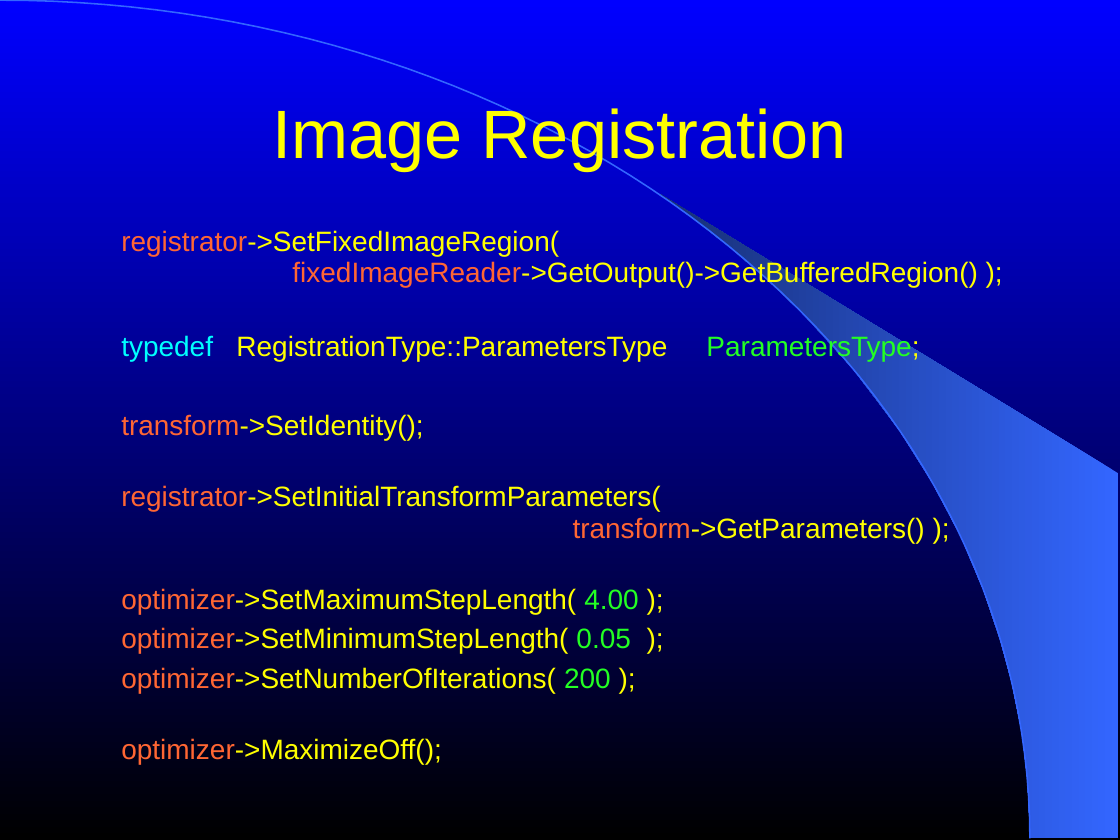
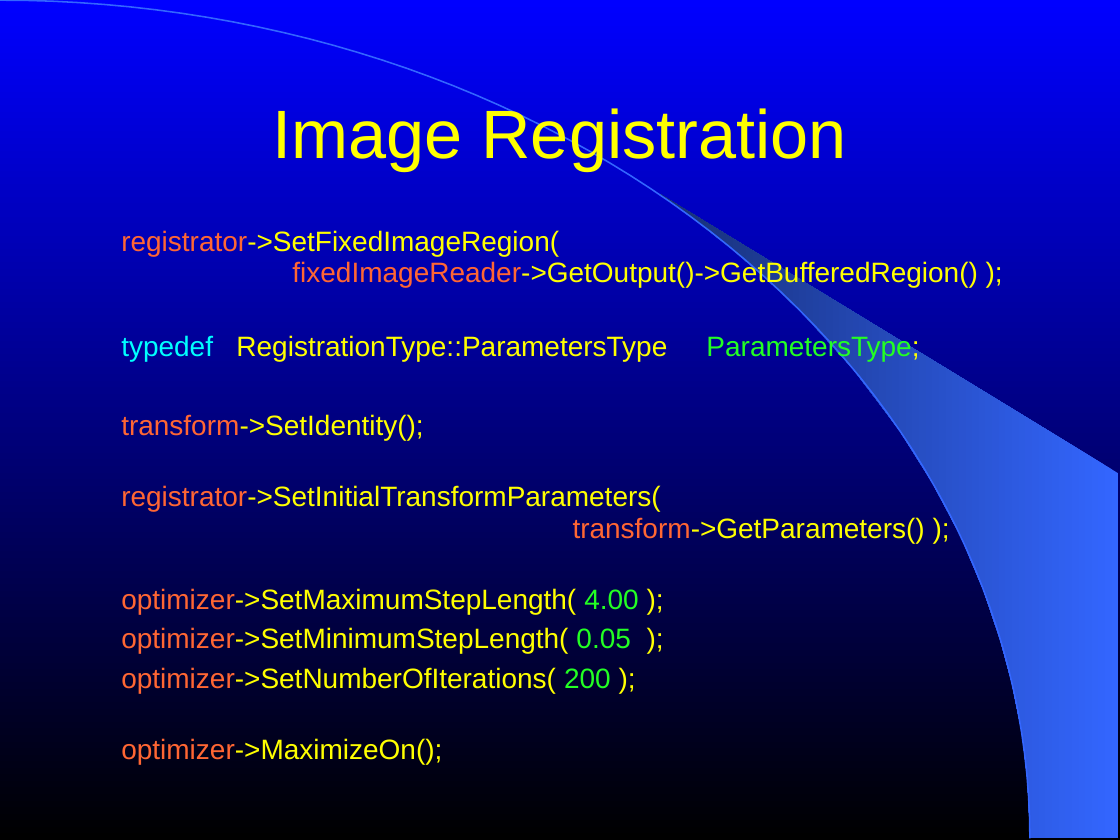
Before and after one commit to lheckemann/namic-sandbox, a slide deck: slide 109 of ITKAdvancedCourse/doc/presentations/Insight-Registration.ppt. Drawn at 1120x840 pixels with LibreOffice and Linux fonts; fonts in the diff are those of the drawing. Boxes give left, top, right and bottom in pixels: in the first picture for what was removed or moved away, otherwise in the second. Text is boxed around its words. In the diff, an @@ line names an element or a change of style, - is before the commit and + after.

```diff
--- a/ITKAdvancedCourse/doc/presentations/Insight-Registration.ppt
+++ b/ITKAdvancedCourse/doc/presentations/Insight-Registration.ppt
@@ text at bbox=[121, 738, 442, 764]: text changed @@
-optimizer->MaximizeOff();
+optimizer->MaximizeOn();
```
Also in this commit, not shown: 2 other files.
